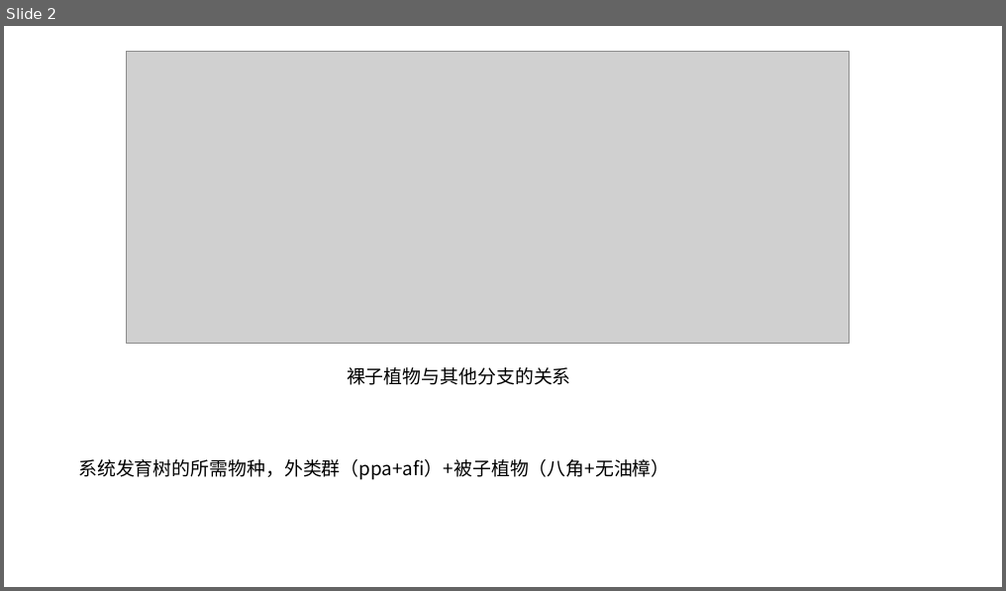
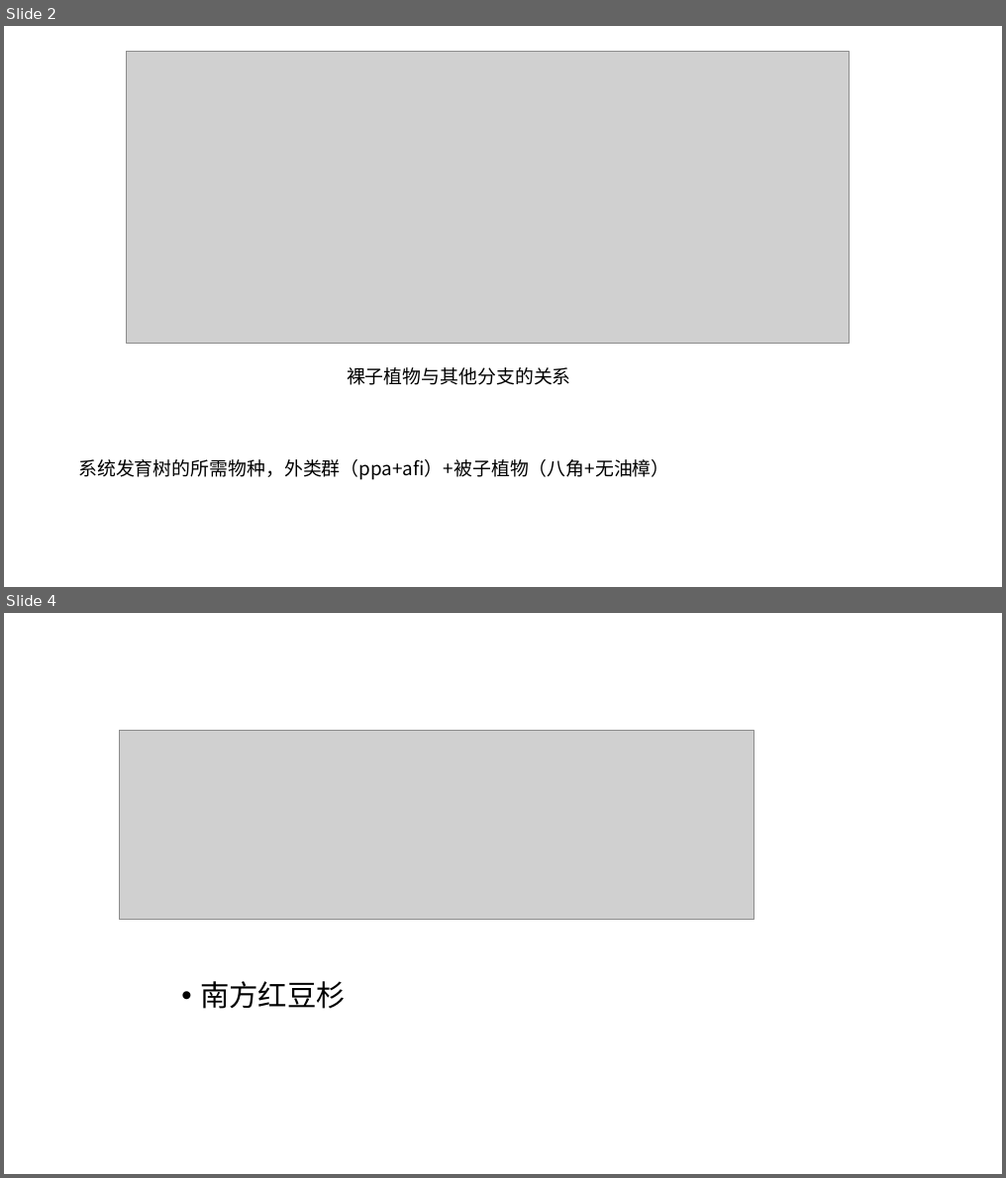
Before and after one commit to zhaokx1900/gymnosperm-karyotype, a slide deck: gymnosperm.pptx. Shown one above the other, each under a label of ours: slide 2 before the commit, slides 2 and 4 after it; the slides between them are not shown. The pictures are 1006x591 and 1006x1178 pixels, drawn with LibreOffice and Linux fonts; fonts in the diff are those of the drawing; grey boxes stand for pictures. Boxes give left, top, right and bottom in pixels: in the first picture for what was removed or moved away, otherwise in the second. Text is boxed around its words. In the diff, an @@ line names an element or a change of style, - is before the commit and + after.

```diff
--- a/gymnosperm.pptx
+++ b/gymnosperm.pptx
@@ slide 4 added at [4,613,1002,1174], background #FFFFFF @@
@@ picture added at [119,730,753,919] @@
@@ text added at [200,981,346,1009], 28 pt, text #000000 @@
+• 南方红豆杉
```
Also in this commit, not shown: 7 other slides added, 1 slide removed, 1 other file.
